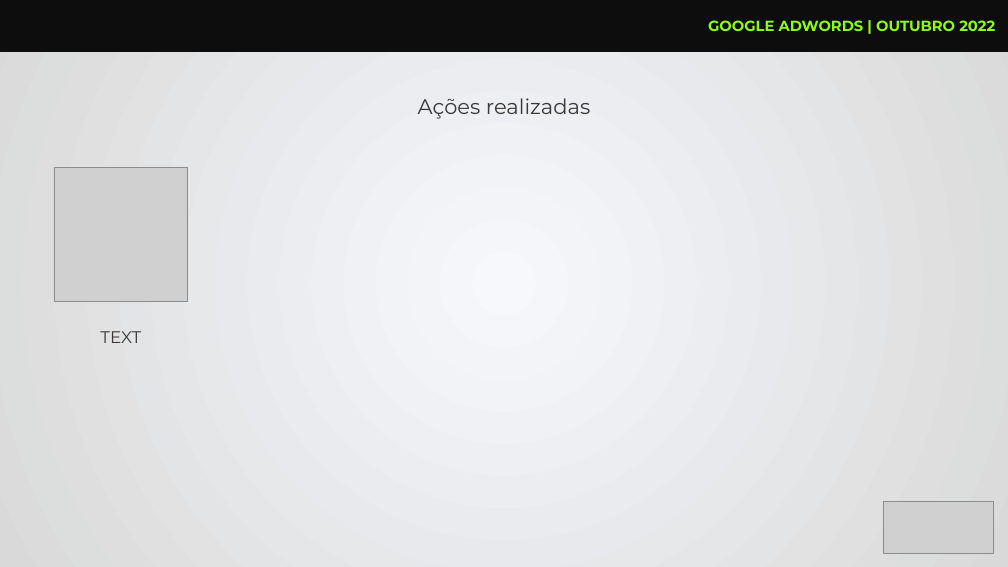
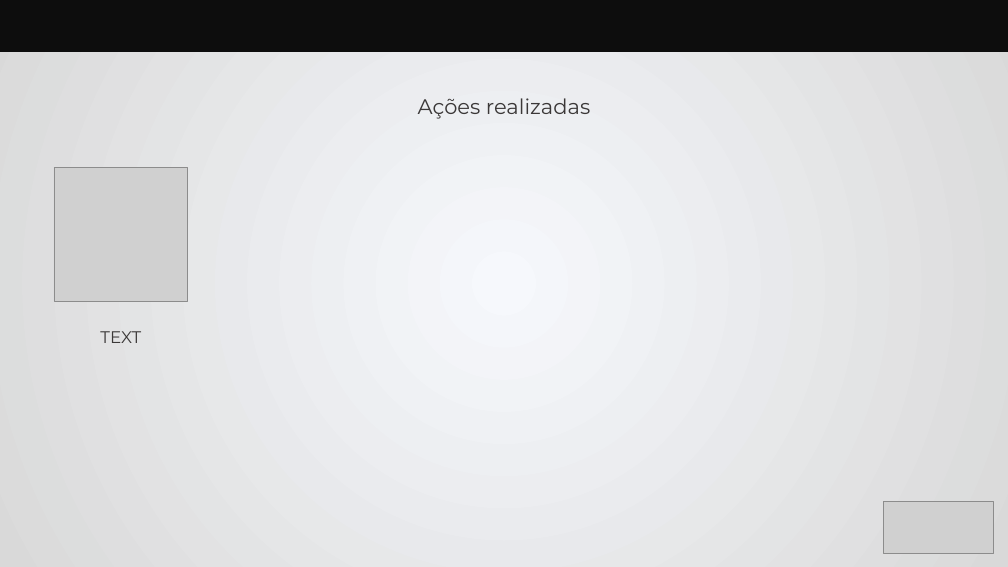
Before and after one commit to gustavohenriquess/report-creator, a slide deck: slide 10 of src/template.pptx. Drawn at 1008x567 pixels with LibreOffice and Linux fonts; fonts in the diff are those of the drawing; grey boxes stand for pictures. Boxes give left, top, right and bottom in pixels: in the first picture for what was removed or moved away, otherwise in the second. Text is boxed around its words. In the diff, an @@ line names an element or a change of style, - is before the commit and + after.

Commit message:
fix(removing title): removing title

```diff
--- a/src/template.pptx
+++ b/src/template.pptx
@@ text removed at [708, 20, 995, 31] @@
-GOOGLE ADWORDS | OUTUBRO 2022
```
